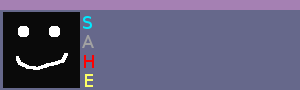
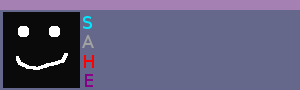
Layer changes from the first 300×90 image to the second:
painted on "E" over [left=85, top=74, right=93, bottom=87]
